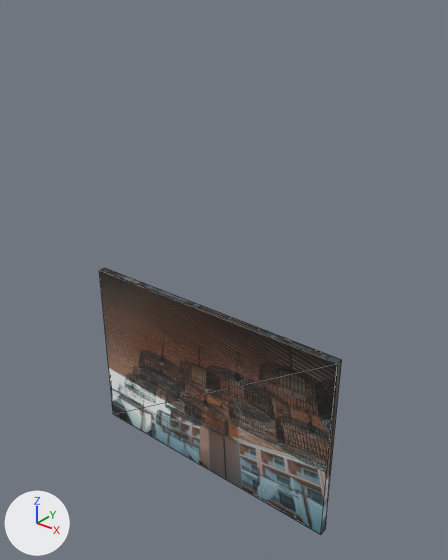
One commit to the glTF model public_models/7/model-2352.glb: the scene before it, then after it.
One viewpoint serves both versions: a 50 mm camera at (0.878, -1.03, 0.979) aimed at (0.035, 0.024, 0.326). The lights are fixed; the arrows at lower left show +X, +Y and +Z. The older version comes first. Mesh edges are drawn as thin lines. Vertices at exactly the same position are counted once.

Objects in the first picture: 'ArtPanel'.
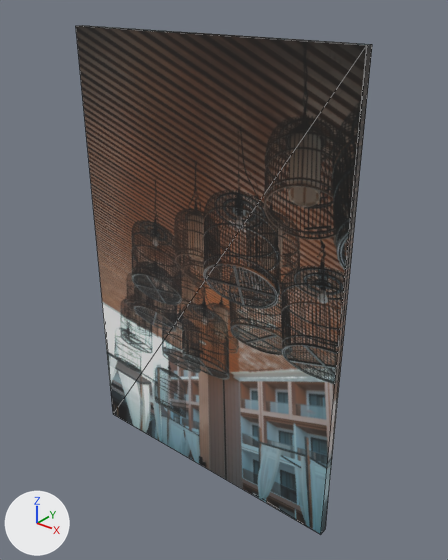
The newer file is also turned or shifted as a whole; pictures and numbers use the older file's frame.

Pixel boxes [x1, y1, x2, y2] of what changed, in the pictures (448 x 560 px):
'ArtPanel', reshaped (22% wider, 91% taller)
    before: [99, 268, 342, 534]
    after: [76, 25, 372, 534]

Edits to the bpy script that builds the scene:
```text
Change me_plane:
    used by ob_artpanel; location = (0.0, 0.0, 0.0)
    before: 2 (-0.375, -0.02, 0.249) at pixel (99, 270), 3 (0.375, -0.02, 0.249) at pixel (337, 363), 6 (-0.375, 0.0, 0.249) at pixel (104, 267), 7 (0.375, 0.0, 0.249) at pixel (341, 359)
    remove me_plane.from_pydata(...)  # 8 vertices, 12 faces; spans x -0.375..0.375, y -0.02..0.0, z -0.249..0.249
    add me_plane.from_pydata(...)  # 8 vertices, 12 faces; spans x -0.375..0.375, y -0.02..0.0, z -0.249..0.88
    me_plane part 1
    add for i in [2, 3, 6, 7]: me_plane.vertices[i].co += Vector((0.0, 0.0, 0.63))
```
